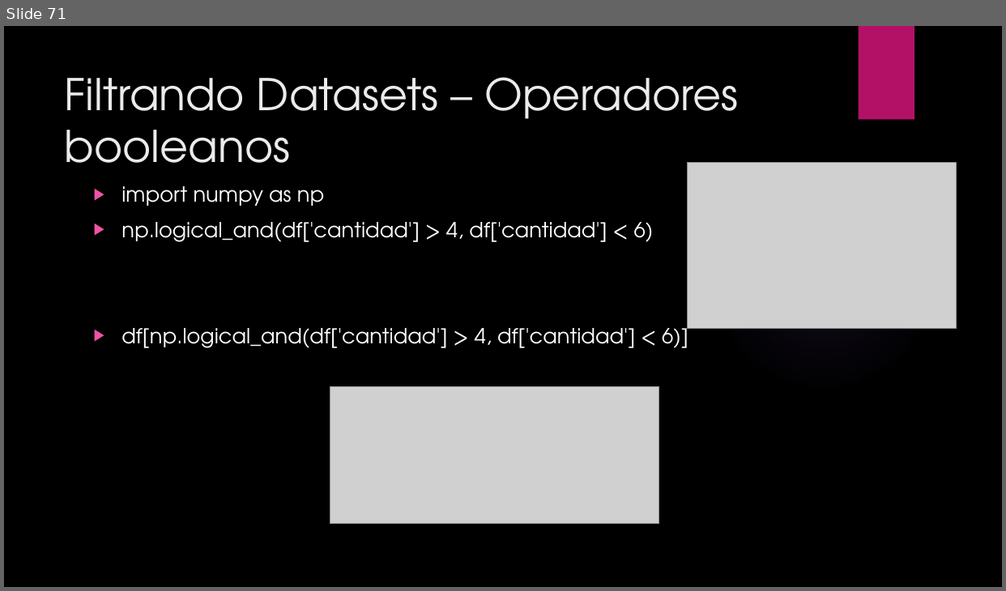
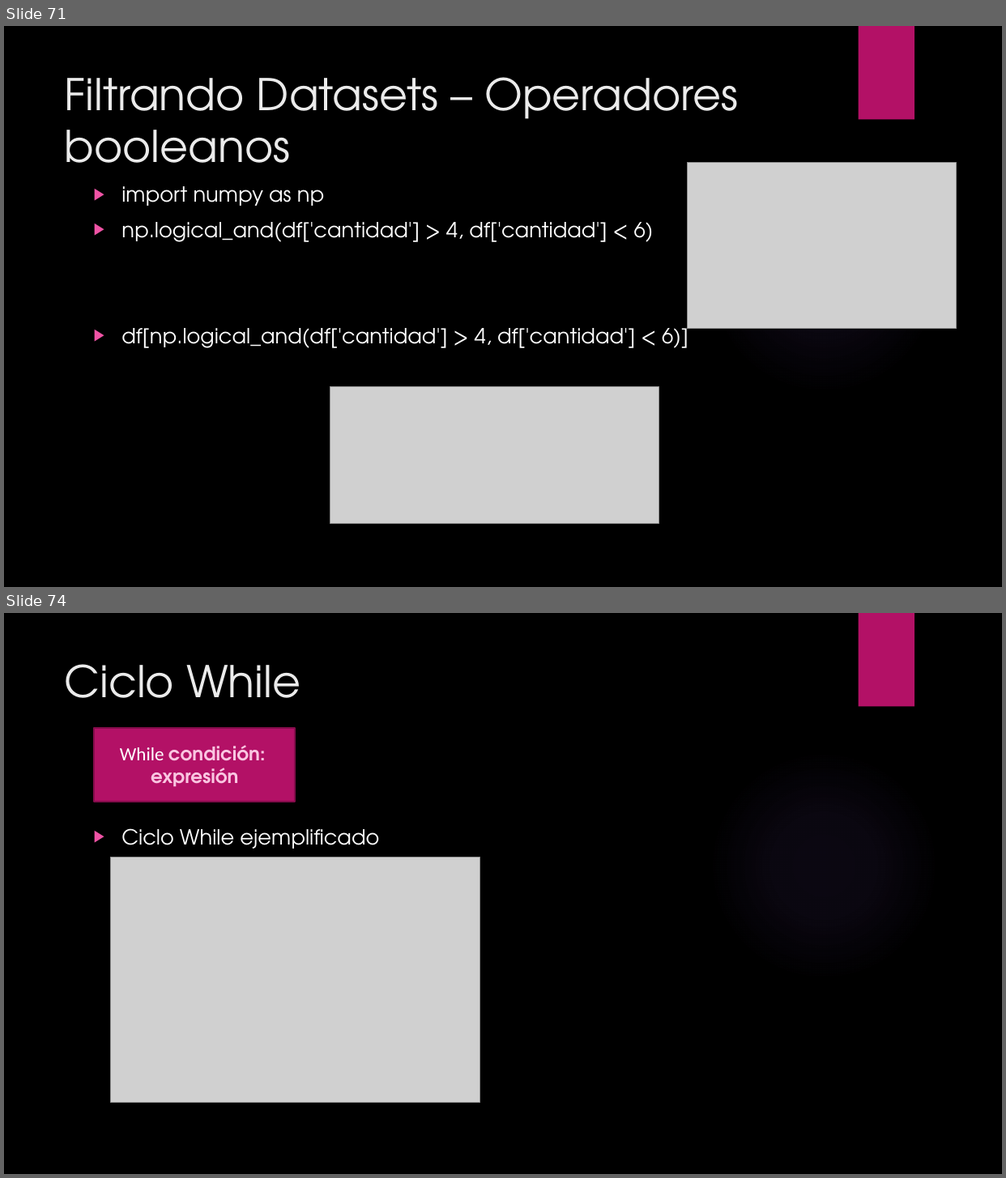
Before and after one commit to ulatinaedupa/ProgrammingForEngineers, a slide deck: Presentation/Class 3 - Matplotlib, Pandas and Logic.pptx. Shown one above the other, each under a label of ours: slide 71 before the commit, slides 71 and 74 after it; the slides between them are not shown. The pictures are 1006x591 and 1006x1178 pixels, drawn with LibreOffice and Linux fonts; fonts in the diff are those of the drawing; grey boxes stand for pictures; background and template pictures are left out. Boxes give left, top, right and bottom in pixels: in the first picture for what was removed or moved away, otherwise in the second. Text is boxed around its words. In the diff, an @@ line names an element or a change of style, - is before the commit and + after.

```diff
--- a/Presentation/Class 3 - Matplotlib, Pandas and Logic.pptx
+++ b/Presentation/Class 3 - Matplotlib, Pandas and Logic.pptx
@@ slide 74 added at [4,613,1002,1174], background picture (left out); not listed: 2 template elements that a slide beside it also shows @@
@@ title added at [65,664,300,698], 42 pt, text #EBEBEB @@
+Ciclo While
@@ rectangle added at [94,727,296,802], fill #B31166, outline #840D4B 1.5 pt, 18 pt, text #FAC6E1, bold @@
+While condición:
+expresión
@@ text added at [121,828,379,849], 20 pt, text #FFFFFF @@
+▶ Ciclo While ejemplificado
@@ picture added at [111,857,480,1103] @@
```
Also in this commit, not shown: 27 other slides added, 2 other files.
